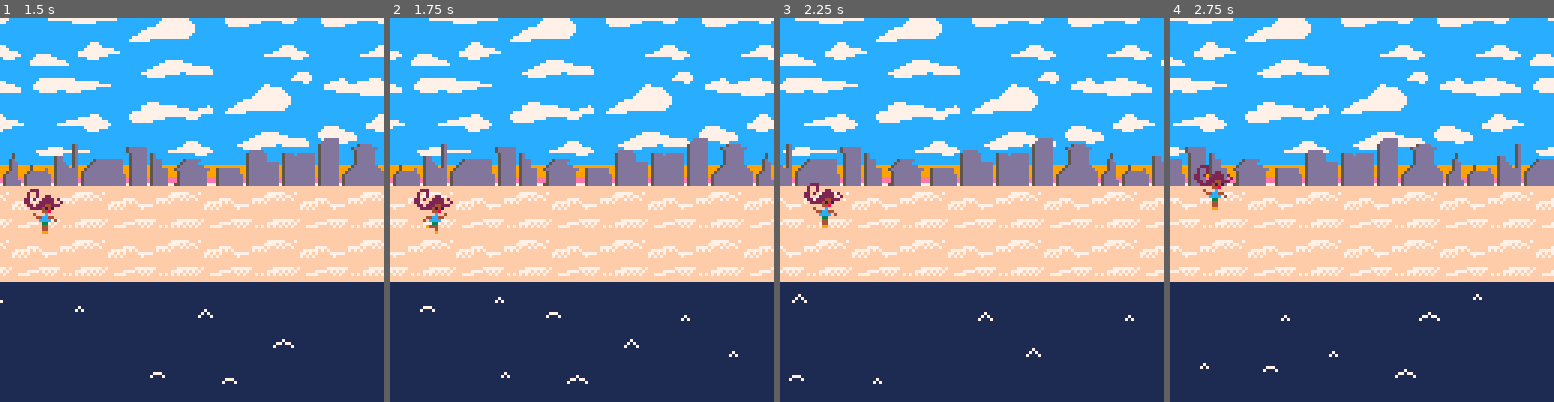
Above: before the commit, frames 1-4 (left to right).
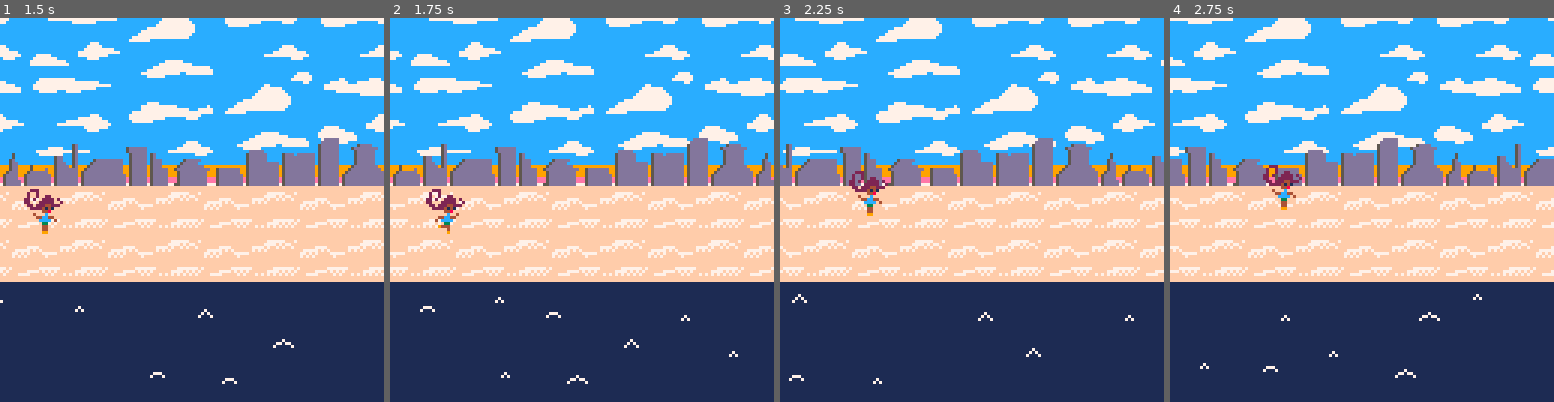
Above: after the commit, the same moments.

Repository: saidyeti/LD35
Game: PICO-8 cartridge ld35.p8
The game is run twice, just before and just after one commit, with the same random seed, the same clock (stepped at 60 frames per second) and the same inputs.
Inputs:
- Up to frame 1 (1.5 s): tap X (X key) at 0.33, 1.07 s; tap O (Z key) at 0.7 s
- Up to frame 2 (1.75 s): hold Right from 1.6 s (still down); tap O (Z key) at 1.7 s
- Up to frame 3 (2.25 s): tap X (X key) at 1.85 s; release Right at 2.1 s; tap O (Z key) at 2.1 s; hold Up from 2.15 s (still down)
- Up to frame 4 (2.75 s): release Up at 2.42 s; hold Right from 2.47 s (still down); tap O (Z key) at 2.5 s

Frame 1 is identical in both runs. In frame 2, 0.6% of the frame differs, in the area x 6-20%, y 44-57%; in frame 3, 0.8%, in the area x 6-29%, y 39-55%; in frame 4, 0.8%.

Commit message:
Free movement implemented.

Diff:
--- a/ld35.p8
+++ b/ld35.p8
@@ -27,12 +27,16 @@
  cel_y_max=15
 }
 player_bounds = {
+ cel_x_min=1,
+ cel_x_max=13,
  cel_y_min=6,
  cel_y_max=8
 }
 player_s_bounds = {
- cel_y_min=0,
- cel_y_max=15
+ cel_x_min=1,
+ cel_x_max=13,
+ cel_y_min=1,
+ cel_y_max=13
 }
 sprite_sizes = {
  water_blip={w=1,h=1},
@@ -65,13 +69,13 @@
  self.x = x
  self.y = y
 
- self.moving = {x=0,y=0}
-
  function self.update_settings ()
   if mode != "sea" then
 
    self.w = sprite_sizes.player.w
    self.h = sprite_sizes.player.h
+
+   self.bounds = player_bounds
 
    self.frames = anim_frames.player
    self.anim_loop = anim_loop_table.player
@@ -85,6 +89,8 @@
    self.w = sprite_sizes.player_s.w
    self.h = sprite_sizes.player_s.h
 
+   self.bounds = player_s_bounds
+
    self.frames = anim_frames.player_s
    self.anim_loop = anim_loop_table.player_s
    self.frame = 1
@@ -97,39 +103,32 @@
  end
 
  function self.handle_input ()
+  local x = self.x
   local y = self.y
-  if (btnp(keys.up) and
-     y-tilesize >= player_bounds.cel_y_min*tilesize)
+  if (btn(keys.left) and
+     x-4 >= self.bounds.cel_x_min*tilesize)
   then
-   self.moving.y = -tilesize
-  end
-  if (btnp(keys.down) and
-     y+tilesize <= player_bounds.cel_y_max*tilesize)
+   self.x -= 4
+  end
+  if (btn(keys.right) and
+     x+1 <= self.bounds.cel_x_max*tilesize)
   then
-   self.moving.y = tilesize
-  end
- end
-
- function self.move ()
-  local moving = self.moving
-  if moving.x == 0 and moving.y == 0 then
-   self.handle_input()
-  else
-   if moving.x != 0 then
-    local x_inc = moving.x/abs(moving.x)
-    self.x += x_inc
-    moving.x -= x_inc
-   end
-   if moving.y != 0 then
-    local y_inc = moving.y/abs(moving.y)
-    self.y += y_inc
-    moving.y -= y_inc
-   end
+   self.x += 1
+  end
+  if (btn(keys.up) and
+     y-2 >= self.bounds.cel_y_min*tilesize)
+  then
+   self.y -= 2
+  end
+  if (btn(keys.down) and
+     y+2 <= self.bounds.cel_y_max*tilesize)
+  then
+   self.y += 2
   end
  end
 
  function self._update ()
-  self.move()
+  self.handle_input()
   if (self.anim_active) animate(self)
  end
 
